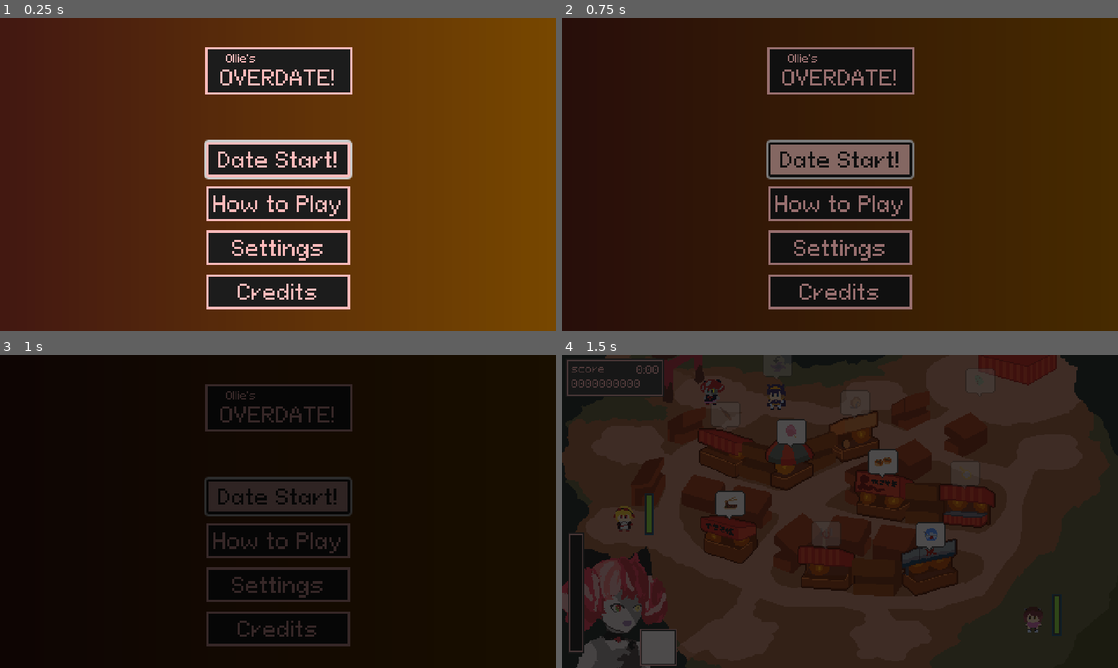
Above: before the commit, frames 1-4 (two rows, left to right).
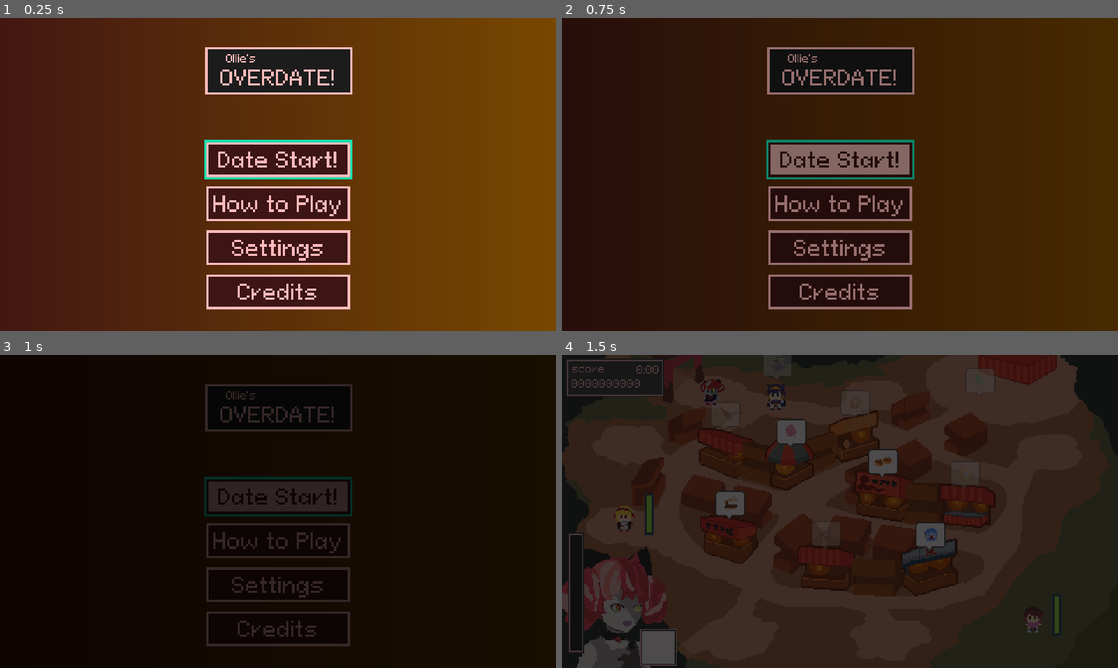
Above: after the commit, the same moments.

Repository: laxeminute/ollie-endless-date
Game: Godot game, scene res://src/interface/title_screen.tscn
The game is run twice, just before and just after one commit, with the same random seed, the same clock (stepped at 60 frames per second) and the same inputs. Sound files missing from this copy of the repository are replaced by a short silence.
Inputs (mouse positions are in pixels of both pictures, inside the frame that each line leads up to):
- Up to frame 1 (0.25 s): no input
- Up to frame 2 (0.75 s): click "Date Start!" at 0.5 s
- Up to frame 3 (1 s): no input
- Up to frame 4 (1.5 s): move the mouse to (962, 495) at 1.27 s; click (962, 495) at 1.42 s

The runs differ from the first frame. In frame 1, 8.9% of the frame differs, in the area x 36-64%, y 38-93%; in frame 2, 0.5%; in frame 3, 0.5%; in frame 4, nothing differs.

Commit message:
Change button theming to differentiate from panel

Diff:
--- /dev/null
+++ b/src/interface/button_box.tres
@@ -0,0 +1,13 @@
+[gd_resource type="StyleBoxFlat" format=3 uid="uid://bgp3po6sfrye"]
+
+[resource]
+content_margin_left = 6.0
+content_margin_top = 4.0
+content_margin_right = 6.0
+content_margin_bottom = 4.0
+bg_color = Color(0.239216, 0.0823529, 0.0823529, 1)
+border_width_left = 2
+border_width_top = 2
+border_width_right = 2
+border_width_bottom = 2
+border_color = Color(1, 0.733333, 0.733333, 1)
--- a/src/interface/default_theme.tres
+++ b/src/interface/default_theme.tres
@@ -1,18 +1,37 @@
-[gd_resource type="Theme" load_steps=4 format=3 uid="uid://xf6en65v74ms"]
+[gd_resource type="Theme" load_steps=6 format=3 uid="uid://xf6en65v74ms"]
 
 [ext_resource type="StyleBox" uid="uid://6qlyttkgg32i" path="res://src/interface/highlighted_panel.tres" id="1_27ci4"]
 [ext_resource type="StyleBox" uid="uid://b0dt31w2beghj" path="res://src/interface/default_panel.tres" id="1_c4ass"]
+[ext_resource type="StyleBox" uid="uid://bgp3po6sfrye" path="res://src/interface/button_box.tres" id="2_13ocp"]
 [ext_resource type="FontFile" uid="uid://dfog3btwmto0t" path="res://assets/font/PixeloidSans.otf" id="3_2ycch"]
+
+[sub_resource type="StyleBoxFlat" id="StyleBoxFlat_13ocp"]
+content_margin_left = 4.0
+content_margin_top = 4.0
+content_margin_right = 4.0
+content_margin_bottom = 4.0
+draw_center = false
+border_width_left = 2
+border_width_top = 2
+border_width_right = 2
+border_width_bottom = 2
+border_color = Color(0.0823529, 0.870588, 0.678431, 1)
+corner_detail = 5
+expand_margin_left = 2.0
+expand_margin_top = 2.0
+expand_margin_right = 2.0
+expand_margin_bottom = 2.0
 
 [resource]
 default_font = ExtResource("3_2ycch")
 default_font_size = 18
 Button/colors/font_color = Color(1, 0.733333, 0.733333, 1)
 Button/colors/font_focus_color = Color(1, 0.733333, 0.733333, 1)
-Button/colors/font_hover_color = Color(0.109804, 0.109804, 0.109804, 1)
+Button/colors/font_hover_color = Color(0.239216, 0.0823529, 0.0823529, 1)
 Button/colors/font_pressed_color = Color(1, 0.733333, 0.733333, 1)
+Button/styles/focus = SubResource("StyleBoxFlat_13ocp")
 Button/styles/hover = ExtResource("1_27ci4")
-Button/styles/normal = ExtResource("1_c4ass")
+Button/styles/normal = ExtResource("2_13ocp")
 Label/colors/font_color = Color(1, 0.733333, 0.733333, 1)
 Panel/styles/panel = ExtResource("1_c4ass")
 PanelContainer/styles/panel = ExtResource("1_c4ass")
--- a/src/interface/highlighted_panel.tres
+++ b/src/interface/highlighted_panel.tres
@@ -6,4 +6,4 @@
 border_width_top = 2
 border_width_right = 2
 border_width_bottom = 2
-border_color = Color(0.109804, 0.109804, 0.109804, 1)
+border_color = Color(0.239216, 0.0823529, 0.0823529, 1)
